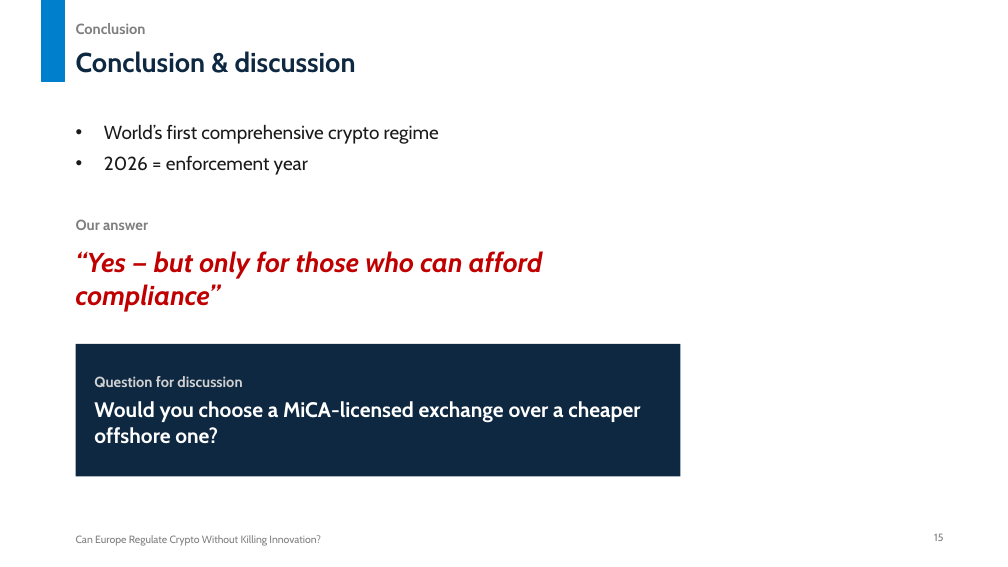
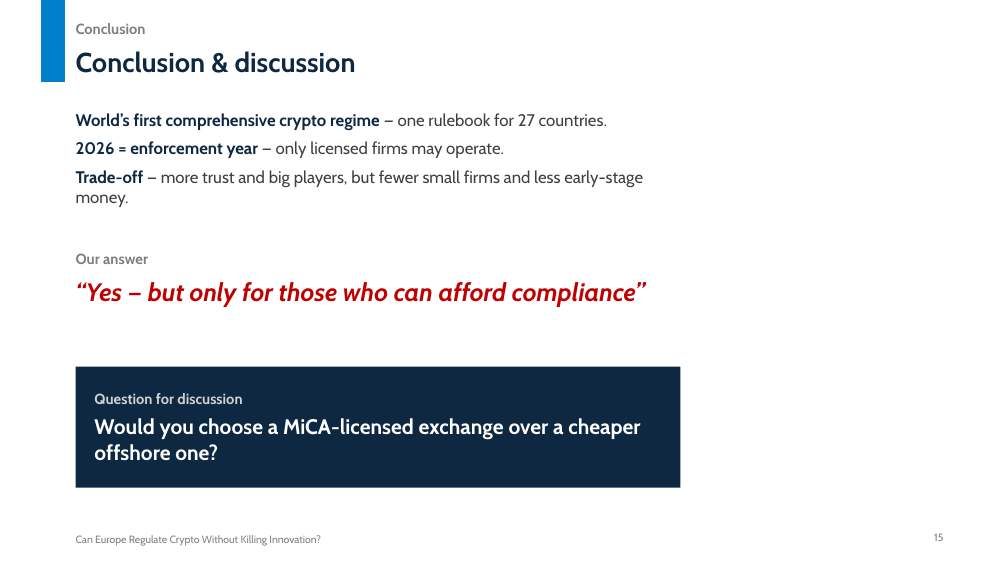
Before and after one commit to untitl333d/-frontend-slides, a slide deck: slide 15 of presentations/mica-seminar/MiCA_Crypto_Regulation_Seminar.pptx. Drawn at 1008x567 pixels with LibreOffice and Linux fonts; fonts in the diff are those of the drawing. Boxes give left, top, right and bottom in pixels: in the first picture for what was removed or moved away, otherwise in the second. Text is boxed around its words. In the diff, an @@ line names an element or a change of style, - is before the commit and + after.

```diff
--- a/presentations/mica-seminar/MiCA_Crypto_Regulation_Seminar.pptx
+++ b/presentations/mica-seminar/MiCA_Crypto_Regulation_Seminar.pptx
@@ text at [76, 113, 643, 207]: text changed; size 18 to 16 pt; text colour #1A1A1A to #404040 @@
-• World’s first comprehensive crypto regime
-• 2026 = enforcement year
+• World’s first comprehensive crypto regime — one rulebook for 27 countries.
+• 2026 = enforcement year — only licensed firms may operate.
+• Trade-off — more trust and big players, but fewer small firms and less early-stage money.
@@ text "Our answer": place and size @@
-text "Our answer" at [76, 219, 148, 230]
+text "Our answer" at [76, 253, 148, 264]
@@ text "“Yes — but only for ...": place and size @@
-text "“Yes — but only for ..." at [76, 251, 542, 311]
+text "“Yes — but only for ..." at [76, 282, 645, 307]
@@ text "“Yes — but only for ..." at [76, 282, 645, 307]: size 26 to 24 pt @@
@@ rectangle "Question for discussion": place and size @@
-rectangle "Question for discussion" at [76, 344, 681, 476]
+rectangle "Question for discussion" at [76, 367, 681, 488]
```
Also in this commit, not shown: 13 other slides changed, 1 other file.
